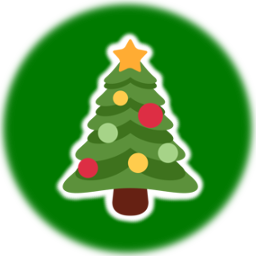
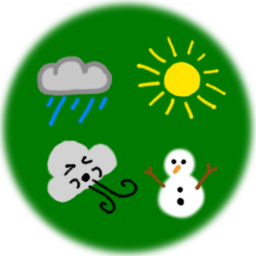
Before/after of a w=256, h=256 layered artwork. What changed in the layer stack:
added layer "runner-all-weather-runner-wind" above "runner-christmas-day-twitter-tree" over [36, 35, 227, 221]
hid "runner-christmas-day-twitter-tree" over [62, 38, 199, 217]
hid "runner-christmas-day" over [53, 30, 207, 225]
